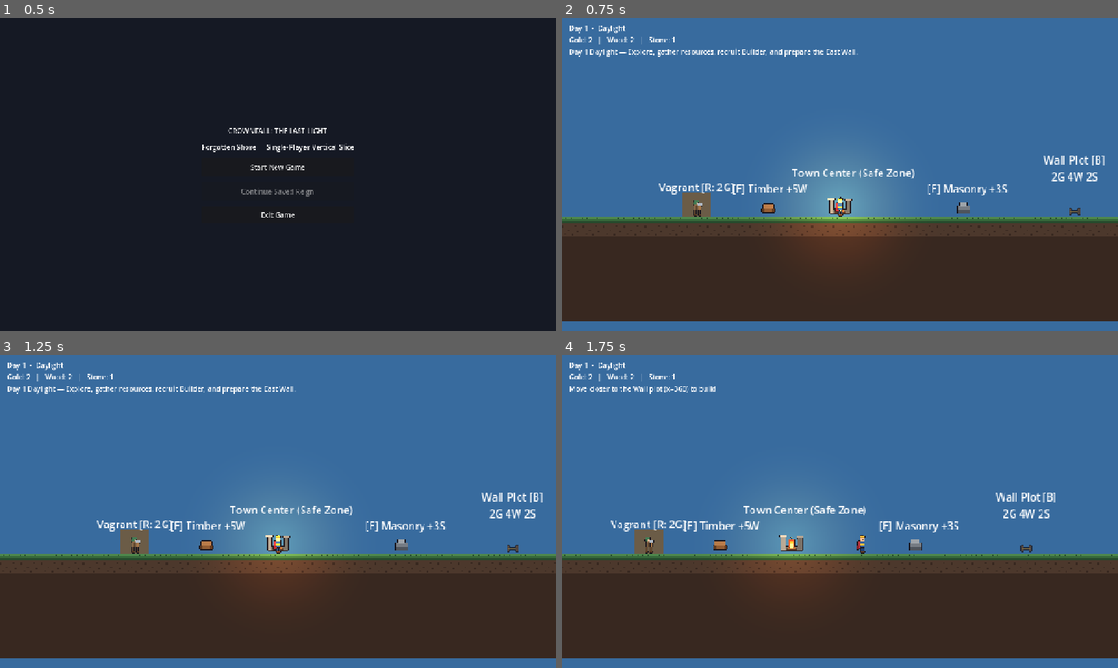
Above: before the commit, frames 1-4 (two rows, left to right).
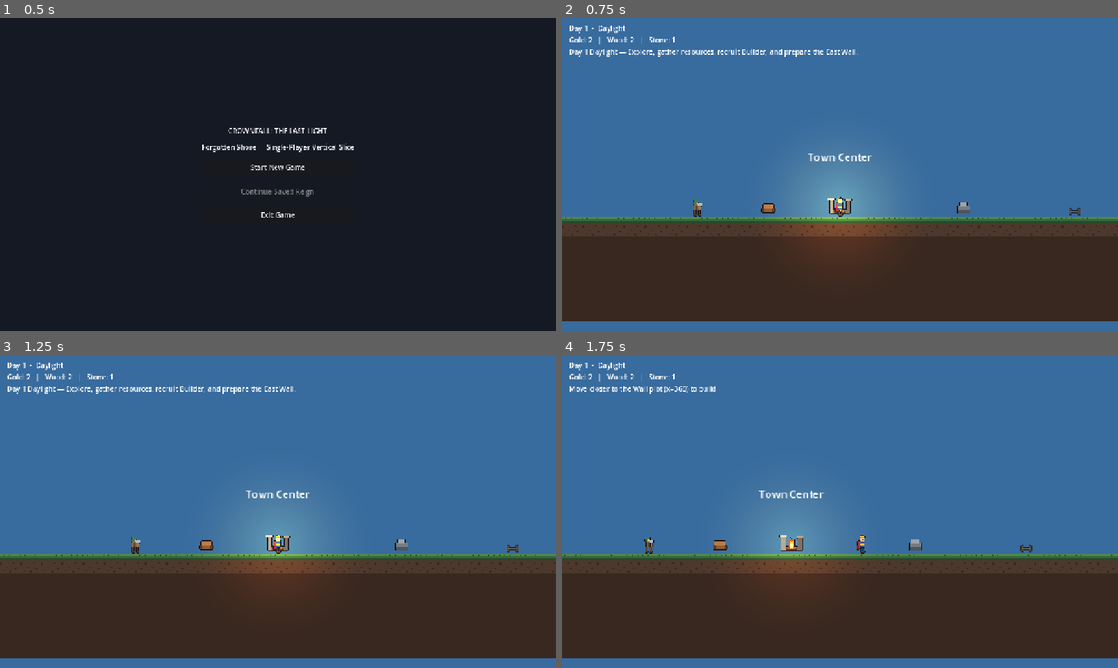
Above: after the commit, the same moments.

Repository: ridho1141haha/crownfall
Game: Godot game, scene res://scenes/main/Main.tscn
Two runs of this game, one before a commit and one after it. Both use one fixed random seed, a clock stepped at 60 frames per second and the inputs below.
Inputs:
- Up to frame 1 (0.5 s): no input
- Up to frame 2 (0.75 s): click "Start New Game" at 0.5 s
- Up to frame 3 (1.25 s): no input
- Up to frame 4 (1.75 s): tap Enter at 1.25 s; hold D (move_right) from 1.28 s (still down); hold B (build_wall) from 1.28 s (still down)

Frame 1 is identical in both runs. In frame 2, 1.6% of the frame differs, in the area x 17-98%, y 43-64%; in frame 3, 1.6%; in frame 4, 1.7%, in the area x 8-89%, y 43-64%.

Commit message:
fix(save,session,balance): add Windows-safe save rollback, exact command returns, and 3-wave night persistence

Diff:
--- a/scenes/world/ForgottenShore.tscn
+++ b/scenes/world/ForgottenShore.tscn
@@ -11,6 +11,9 @@
 [ext_resource type="Texture2D" path="res://assets/items/resources/items_resources_sheet.png" id="9_res_tex"]
 [ext_resource type="Texture2D" path="res://assets/characters/npc/npc_builder_sheet.png" id="10_builder_tex"]
 [ext_resource type="Texture2D" path="res://assets/enemies/first_enemy/enemy_greedling_raider_sheet.png" id="11_raider_tex"]
+[ext_resource type="Texture2D" path="res://assets/buildings/camp/building_vagrant_tent.png" id="12_tent_tex"]
+[ext_resource type="Texture2D" path="res://assets/environment/backgrounds/bg_mountains_far.png" id="13_mtn_tex"]
+[ext_resource type="Texture2D" path="res://assets/environment/backgrounds/bg_forest_mid.png" id="14_forest_tex"]
 
 [sub_resource type="Gradient" id="Gradient_fire"]
 offsets = PackedFloat32Array(0, 0.45, 1)
@@ -50,6 +53,31 @@
 canvas_modulate = NodePath("../DayNightModulate")
 campfire_light = NodePath("../WorldObjects/TownCenterAnchor/CampfireLight")
 
+[node name="ParallaxBackground" type="ParallaxBackground" parent="."]
+
+[node name="MountainsLayer" type="ParallaxLayer" parent="ParallaxBackground"]
+motion_scale = Vector2(0.18, 1)
+
+[node name="MountainsSprite" type="Sprite2D" parent="ParallaxBackground/MountainsLayer"]
+texture_repeat = 2
+position = Vector2(-1400, -130)
+scale = Vector2(1.4, 1.4)
+texture = ExtResource("13_mtn_tex")
+centered = false
+region_enabled = true
+region_rect = Rect2(0, 0, 2200, 96)
+
+[node name="ForestLayer" type="ParallaxLayer" parent="ParallaxBackground"]
+motion_scale = Vector2(0.42, 1)
+
+[node name="ForestSprite" type="Sprite2D" parent="ParallaxBackground/ForestLayer"]
+texture_repeat = 2
+position = Vector2(-1400, -96)
+texture = ExtResource("14_forest_tex")
+centered = false
+region_enabled = true
+region_rect = Rect2(0, 0, 2800, 96)
+
 [node name="Ground" type="StaticBody2D" parent="."]
 
 [node name="DeepSoil" type="ColorRect" parent="Ground"]
@@ -100,20 +128,19 @@
 
 [node name="TownLabel" type="Label" parent="WorldObjects/TownCenterAnchor"]
 offset_left = -74.0
-offset_top = -78.0
+offset_top = -102.0
 offset_right = 74.0
-offset_bottom = -52.0
-text = "Town Center (Safe Zone)"
+offset_bottom = -76.0
+text = "Town Center"
 horizontal_alignment = 1
 
 [node name="VagrantCamp" type="Node2D" parent="WorldObjects"]
 position = Vector2(-220, 0)
 
-[node name="TentVisual" type="ColorRect" parent="WorldObjects/VagrantCamp"]
-offset_left = -22.0
-offset_top = -36.0
-offset_right = 22.0
-color = Color(0.42, 0.36, 0.28, 1)
+[node name="TentSprite" type="Sprite2D" parent="WorldObjects/VagrantCamp"]
+position = Vector2(-24, -32)
+texture = ExtResource("12_tent_tex")
+centered = false
 
 [node name="WoodenWallPlot" type="Node2D" parent="WorldObjects"]
 position = Vector2(360, 0)
@@ -126,9 +153,9 @@
 
 [node name="WallLabel" type="Label" parent="WorldObjects/WoodenWallPlot"]
 offset_left = -70.0
-offset_top = -98.0
+offset_top = -102.0
 offset_right = 70.0
-offset_bottom = -52.0
+offset_bottom = -56.0
 text = "Wall Plot [B]
 2G 4W 2S"
 horizontal_alignment = 1
@@ -143,10 +170,11 @@
 hframes = 4
 
 [node name="Label" type="Label" parent="WorldObjects/ResourceNodes/cache_gold_west"]
-offset_left = -56.0
-offset_top = -54.0
-offset_right = 56.0
-offset_bottom = -30.0
+visible = false
+offset_left = -56.0
+offset_top = -58.0
+offset_right = 56.0
+offset_bottom = -34.0
 text = "[E] Chest +4G"
 horizontal_alignment = 1
 
@@ -159,10 +187,11 @@
 frame = 1
 
 [node name="Label" type="Label" parent="WorldObjects/ResourceNodes/timber_pile_west"]
-offset_left = -56.0
-offset_top = -54.0
-offset_right = 56.0
-offset_bottom = -30.0
+visible = false
+offset_left = -56.0
+offset_top = -58.0
+offset_right = 56.0
+offset_bottom = -34.0
 text = "[E] Timber +5W"
 horizontal_alignment = 1
 
@@ -175,10 +204,11 @@
 frame = 2
 
 [node name="Label" type="Label" parent="WorldObjects/ResourceNodes/stone_outcrop_east"]
-offset_left = -56.0
-offset_top = -54.0
-offset_right = 56.0
-offset_bottom = -30.0
+visible = false
+offset_left = -56.0
+offset_top = -58.0
+offset_right = 56.0
+offset_bottom = -34.0
 text = "[E] Masonry +3S"
 horizontal_alignment = 1
 
@@ -191,10 +221,11 @@
 frame = 3
 
 [node name="Label" type="Label" parent="WorldObjects/ResourceNodes/shrine_cache_far_west"]
-offset_left = -56.0
-offset_top = -54.0
-offset_right = 56.0
-offset_bottom = -30.0
+visible = false
+offset_left = -56.0
+offset_top = -58.0
+offset_right = 56.0
+offset_bottom = -34.0
 text = "[E] Shrine +3G"
 horizontal_alignment = 1
 
@@ -209,9 +240,9 @@
 
 [node name="NPCLabel" type="Label" parent="WorldObjects/BuilderActor"]
 offset_left = -60.0
-offset_top = -56.0
+offset_top = -62.0
 offset_right = 60.0
-offset_bottom = -32.0
+offset_bottom = -38.0
 text = "Vagrant [R: 2G]"
 horizontal_alignment = 1
 
@@ -227,9 +258,9 @@
 
 [node name="EnemyLabel" type="Label" parent="WorldObjects/NightEnemyActor"]
 offset_left = -50.0
-offset_top = -56.0
+offset_top = -58.0
 offset_right = 50.0
-offset_bottom = -32.0
+offset_bottom = -34.0
 text = "Greedling Raider"
 horizontal_alignment = 1
 
--- a/scripts/world/ForgottenShoreSession.gd
+++ b/scripts/world/ForgottenShoreSession.gd
@@ -241,7 +241,42 @@
 	if npc_visual != null:
 		npc_visual.position.x = pos_x
 	if npc_label != null:
-		npc_label.text = "Vagrant [R: 2G]" if not builder_npc.recruited else "Builder (%s)" % state_name
+		if not builder_npc.recruited:
+			npc_label.text = "Vagrant [R: 2G]"
+		else:
+			match state_name:
+				"WORKING":
+					npc_label.text = "Builder: Working"
+				"RETURNING_TO_SAFETY":
+					npc_label.text = "Retreating!"
+				_:
+					npc_label.text = ""
+			npc_label.visible = not npc_label.text.is_empty()
+
+
+func _update_proximity_prompts() -> void:
+	if player == null:
+		return
+	var px: float = player.global_position.x
+
+	# Show [E] resource cache prompts only when Monarch is within 80 px and cache is uncollected
+	var nodes_root: Node = get_node_or_null("WorldObjects/ResourceNodes")
+	if nodes_root != null:
+		for node_def: Dictionary in RESOURCE_NODES:
+			var node_id: String = String(node_def["id"])
+			var lbl: Label = nodes_root.get_node_or_null(node_id + "/Label") as Label
+			if lbl != null:
+				var collected: bool = bool(collected_node_ids.get(node_id, false))
+				lbl.visible = (not collected) and (absf(px - float(node_def["x"])) <= 80.0)
+
+	# Show Vagrant [R: 2G] prompt only when nearby and unrecruited
+	if npc_label != null and not builder_npc.recruited:
+		npc_label.visible = absf(px - builder_npc.position_x) <= 105.0
+
+	# Show Wall [B]/[F] prompt only when nearby (or always show live HP/progress during work/damage)
+	if wall_label != null:
+		var show_wall_info: bool = absf(px - building_mgr.position_x) <= 120.0 or building_mgr.state == BuildingManager.WallState.UNDER_CONSTRUCTION or building_mgr.state == BuildingManager.WallState.DAMAGED
+		wall_label.visible = show_wall_info
 
 
 func _sync_dynamic_actors() -> void:
@@ -267,6 +302,8 @@
 		enemy_visual.position.x = night_mgr.enemy_x
 		if enemy_sprite != null and night_mgr.enemy_active:
 			enemy_sprite.frame = int(floorf(_anim_clock * 8.0)) % 4
+
+	_update_proximity_prompts()
 
 
 func _update_resource_node_visuals() -> void:
Not shown: 1 places in scenes/world/ForgottenShore.tscn that only renumber resources
